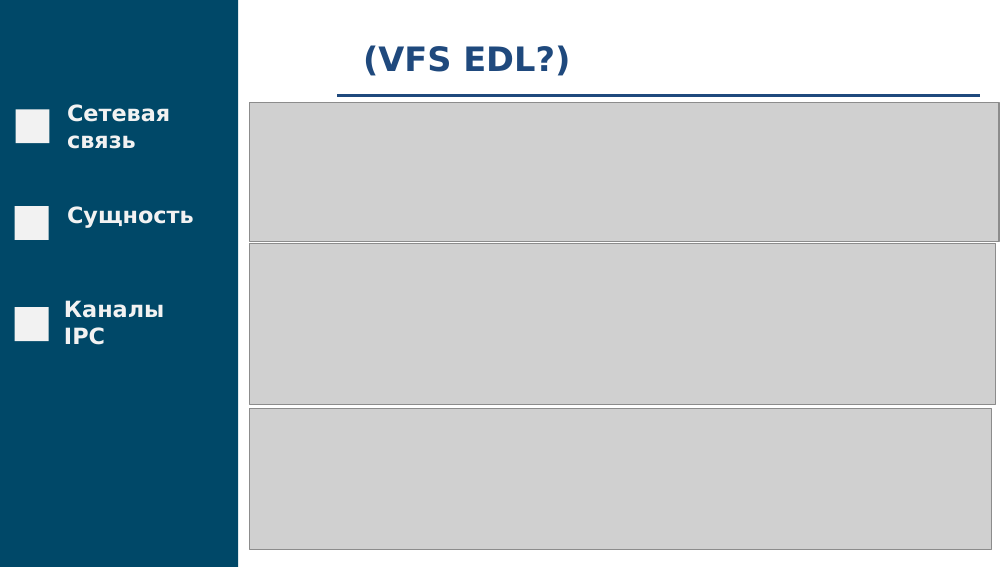
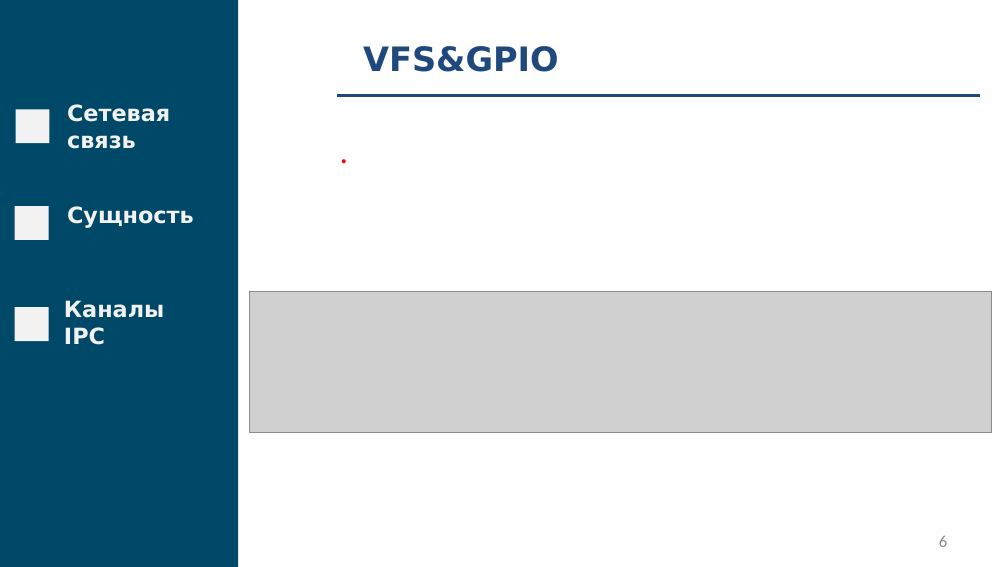
Before and after one commit to fanglores/Gagarin-2022, a slide deck: slide 6 of doc/Presentation.pptx (slide 7 before the commit). Drawn at 1008x567 pixels with LibreOffice and Linux fonts; fonts in the diff are those of the drawing; grey boxes stand for pictures. Boxes give left, top, right and bottom in pixels: in the first picture for what was removed or moved away, otherwise in the second. Text is boxed around its words. In the diff, an @@ line names an element or a change of style, - is before the commit and + after.

```diff
--- a/doc/Presentation.pptx
+++ b/doc/Presentation.pptx
@@ text at (x1=363, y1=46, x2=559, y2=72): text changed @@
-(VFS EDL?)
+VFS&GPIO
@@ picture removed at (x1=250, y1=103, x2=999, y2=242) @@
@@ text added at (x1=330, y1=125, x2=359, y2=175), 24 pt, text #FF0000 @@
+.
@@ picture removed at (x1=250, y1=243, x2=996, y2=404) @@
@@ picture moved from (x1=250, y1=409, x2=992, y2=550) to (x1=250, y1=291, x2=992, y2=432) @@
@@ page number at (x1=939, y1=536, x2=947, y2=547): text changed @@
-7
+6
```
Also in this commit, not shown: 3 other slides changed, 2 slides removed, 1 other file.
